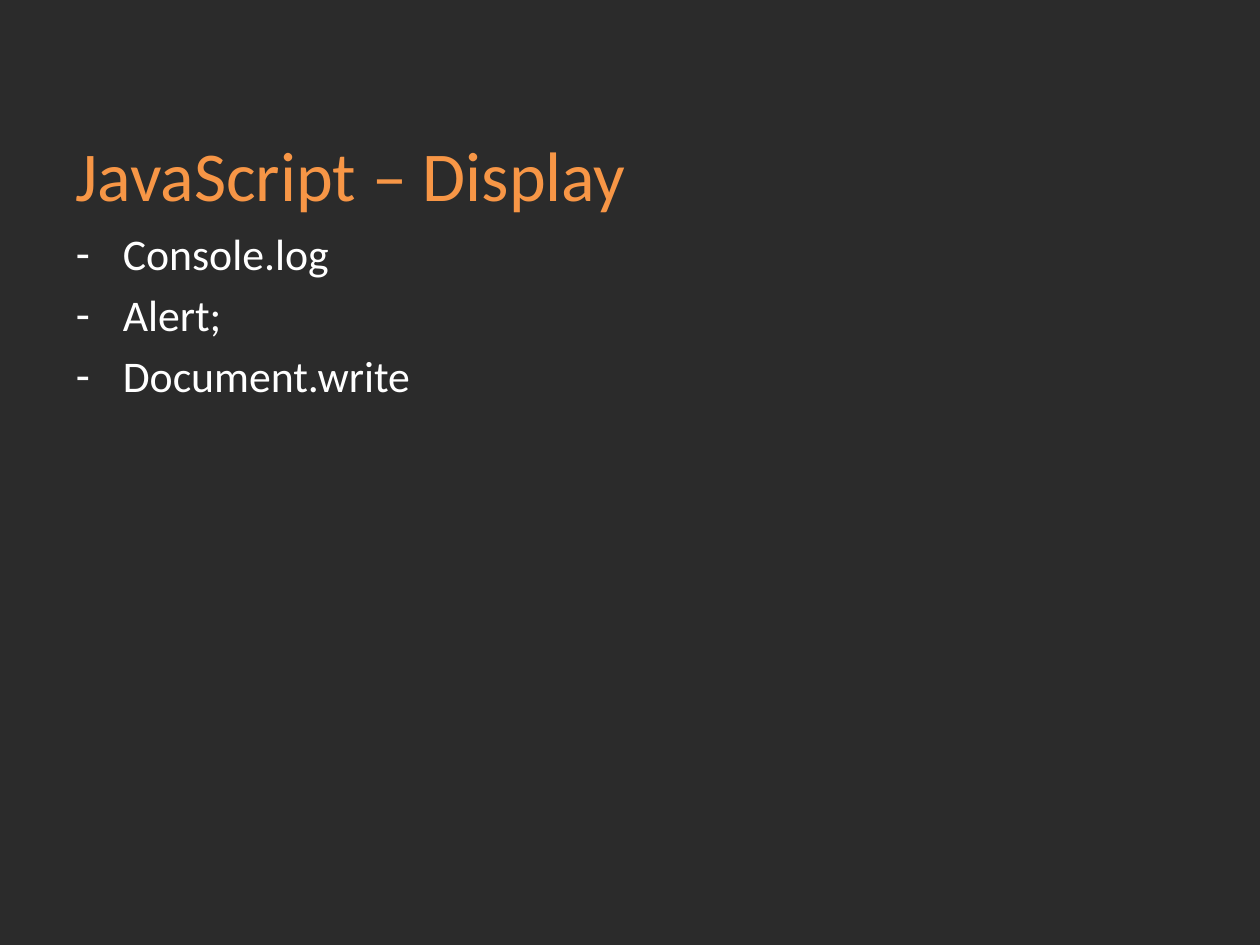
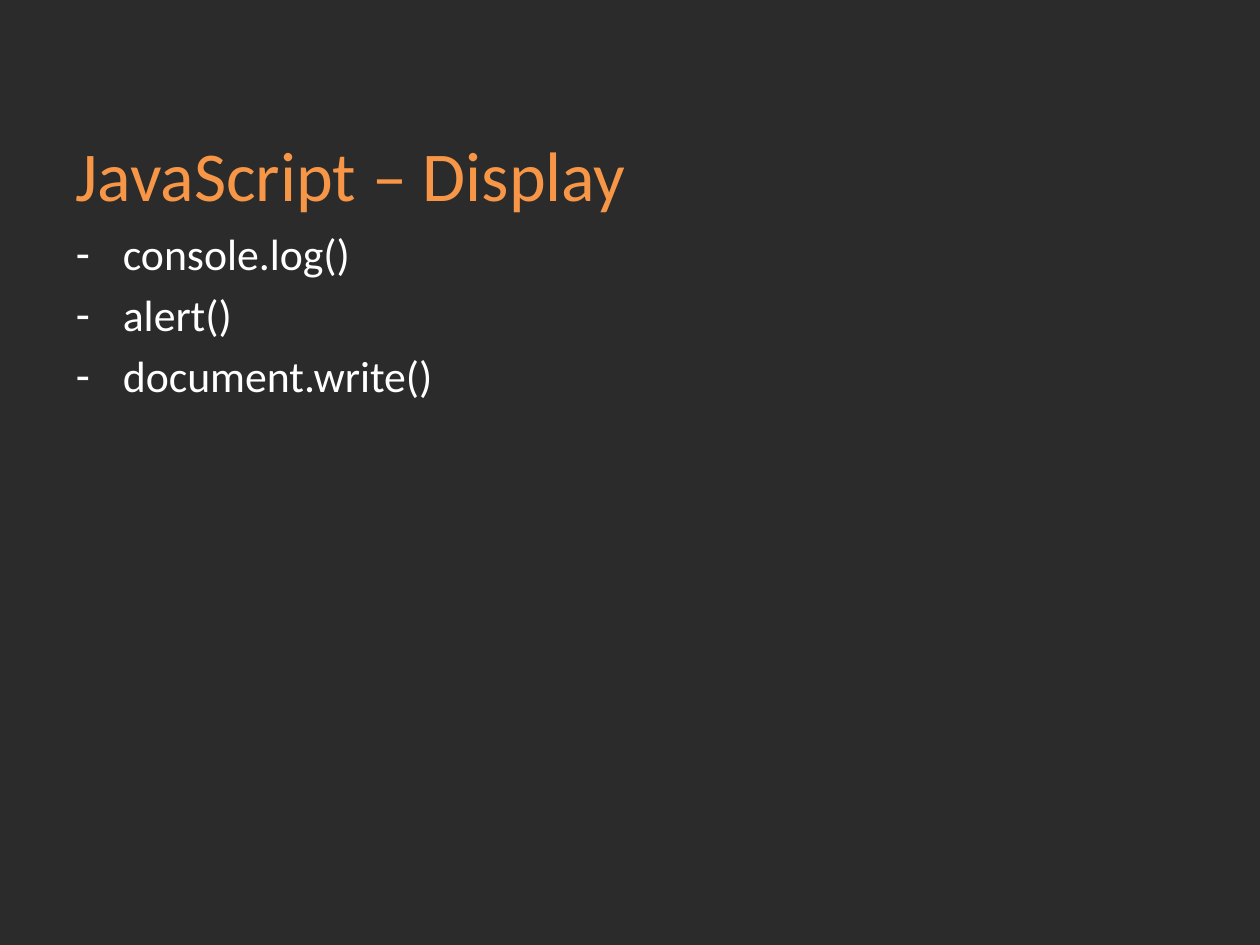
Before and after one commit to Academy-Soft-Intellect/Front-End-Course, a slide deck: slide 8 of 09-JavaScript-Basics/09-JavaScript-Basics.pptx. Drawn at 1260x945 pixels with LibreOffice and Linux fonts; fonts in the diff are those of the drawing; background and template pictures are left out; a plain dark background stands for a picture behind light text. Boxes give left, top, right and bottom in pixels: in the first picture for what was removed or moved away, otherwise in the second. Text is boxed around its words. In the diff, an @@ line names an element or a change of style, - is before the commit and + after.

Commit message:
09-JavaScript-Basics - examples added

```diff
--- a/09-JavaScript-Basics/09-JavaScript-Basics.pptx
+++ b/09-JavaScript-Basics/09-JavaScript-Basics.pptx
@@ text at [123,238,433,398]: text changed @@
-– Console.log
-– Alert;
-– Document.write
+– console.log()
+– alert()
+– document.write()
```
Also in this commit, not shown: 3 other slides changed, 30 other files.
